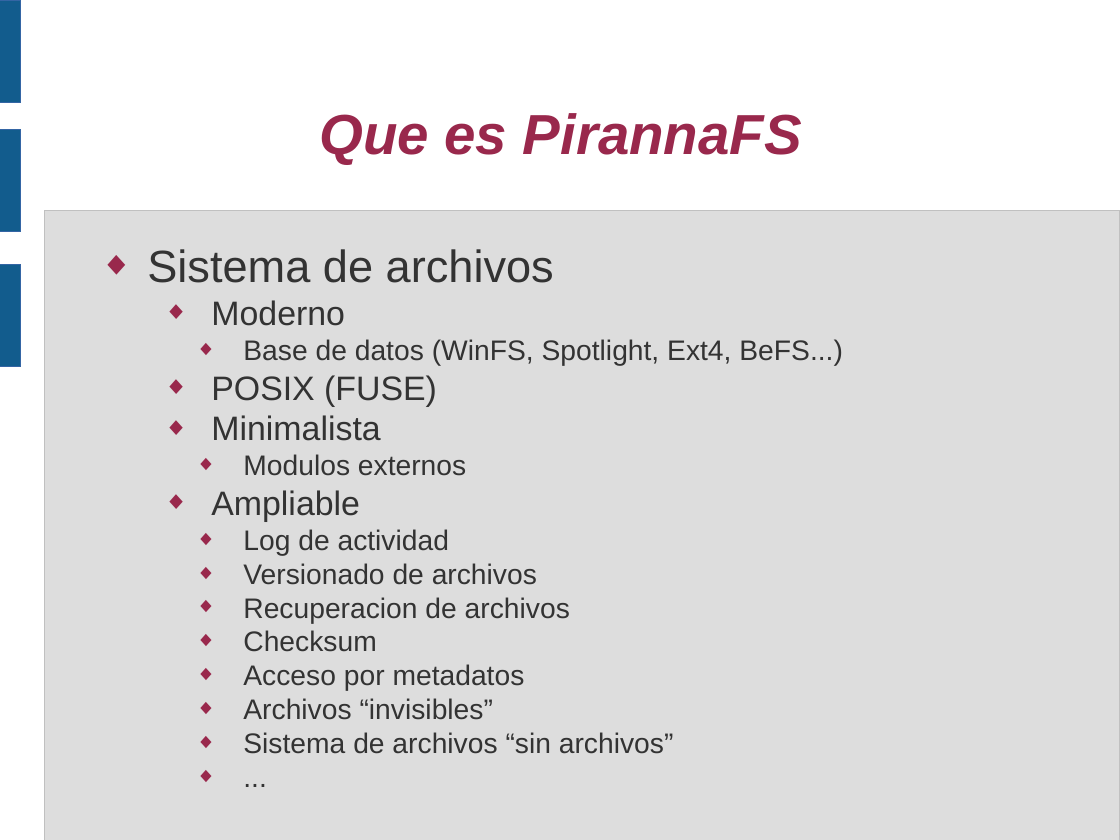
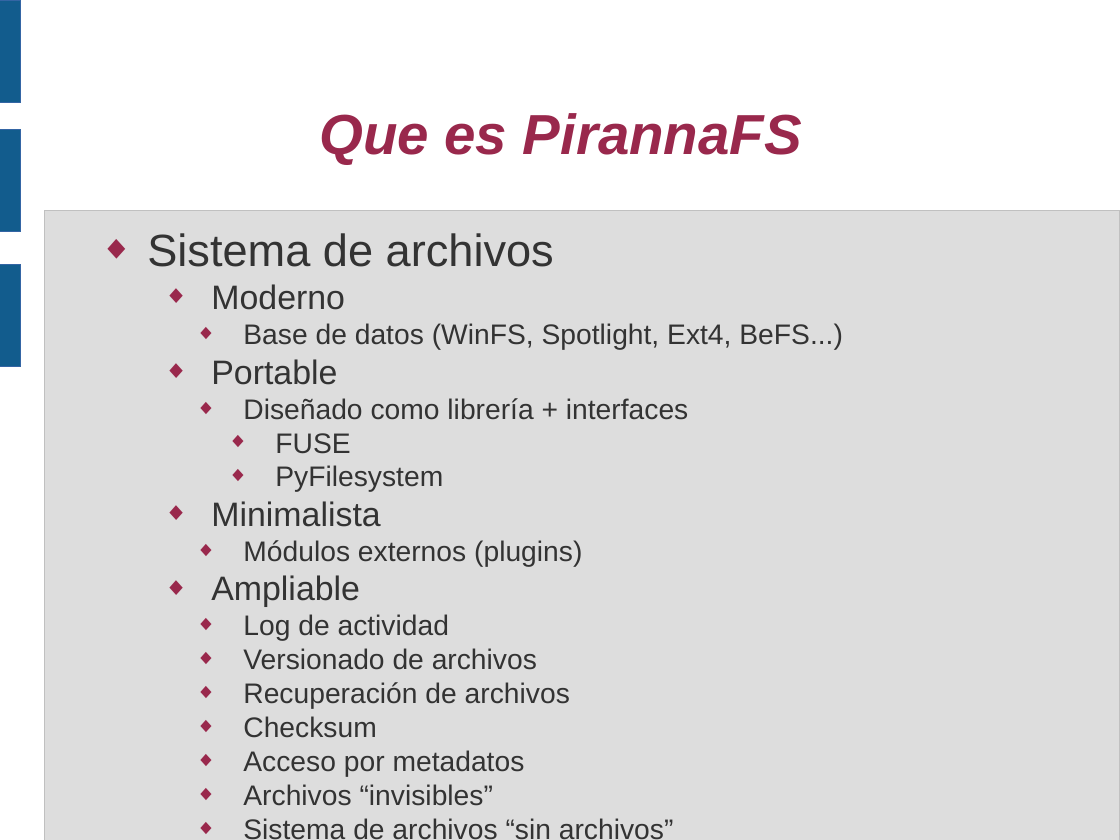
Before and after one commit to piranna/PirannaFS, a slide deck: slide 4 of doc/Presentacion V CUSL/PirannaFS.odp. Drawn at 1120x840 pixels with LibreOffice and Linux fonts; fonts in the diff are those of the drawing. Boxes give left, top, right and bottom in pixels: in the first picture for what was removed or moved away, otherwise in the second. Text is boxed around its words. In the diff, an @@ line names an element or a change of style, - is before the commit and + after.

```diff
--- a/doc/Presentacion V CUSL/PirannaFS.odp
+++ b/doc/Presentacion V CUSL/PirannaFS.odp
@@ text "Sistema de archivos": place and size @@
-text "Sistema de archivos" at box(147, 249, 843, 754)
+text "Sistema de archivos" at box(147, 233, 688, 840)
@@ text at box(211, 359, 688, 492): text changed; size 24 to 20 pt @@
-    ◆ POSIX (FUSE)
+    ◆ Portable
+      ◆ Diseñado como librería + interfaces
+        ◆ FUSE
+        ◆ PyFilesystem
@@ text at box(243, 540, 582, 567): text changed @@
-      ◆ Modulos externos
+      ◆ Módulos externos (plugins)
@@ text at box(243, 682, 570, 709): text changed @@
-      ◆ Recuperacion de archivos
+      ◆ Recuperación de archivos
```
Also in this commit, not shown: 13 other slides changed, 5 other files.
